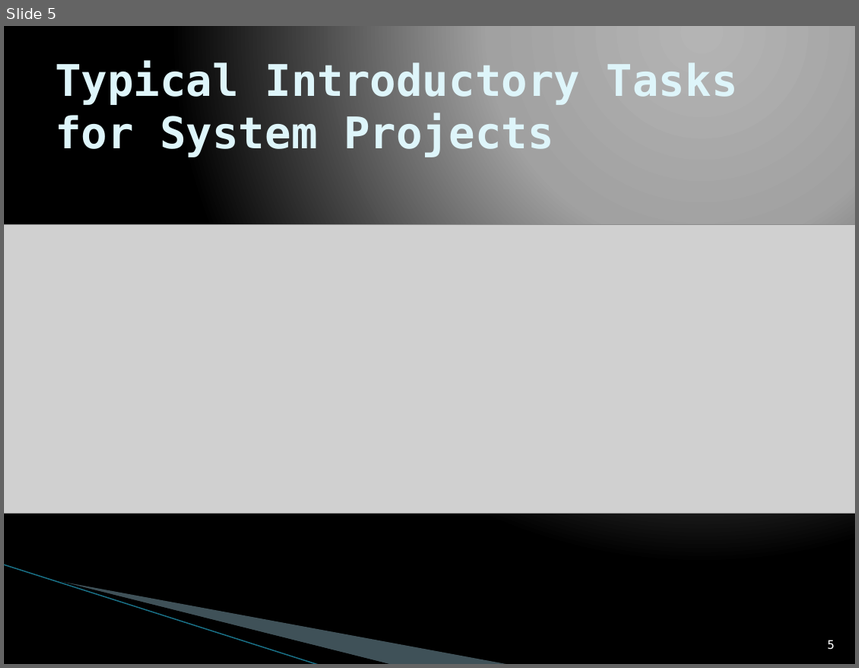
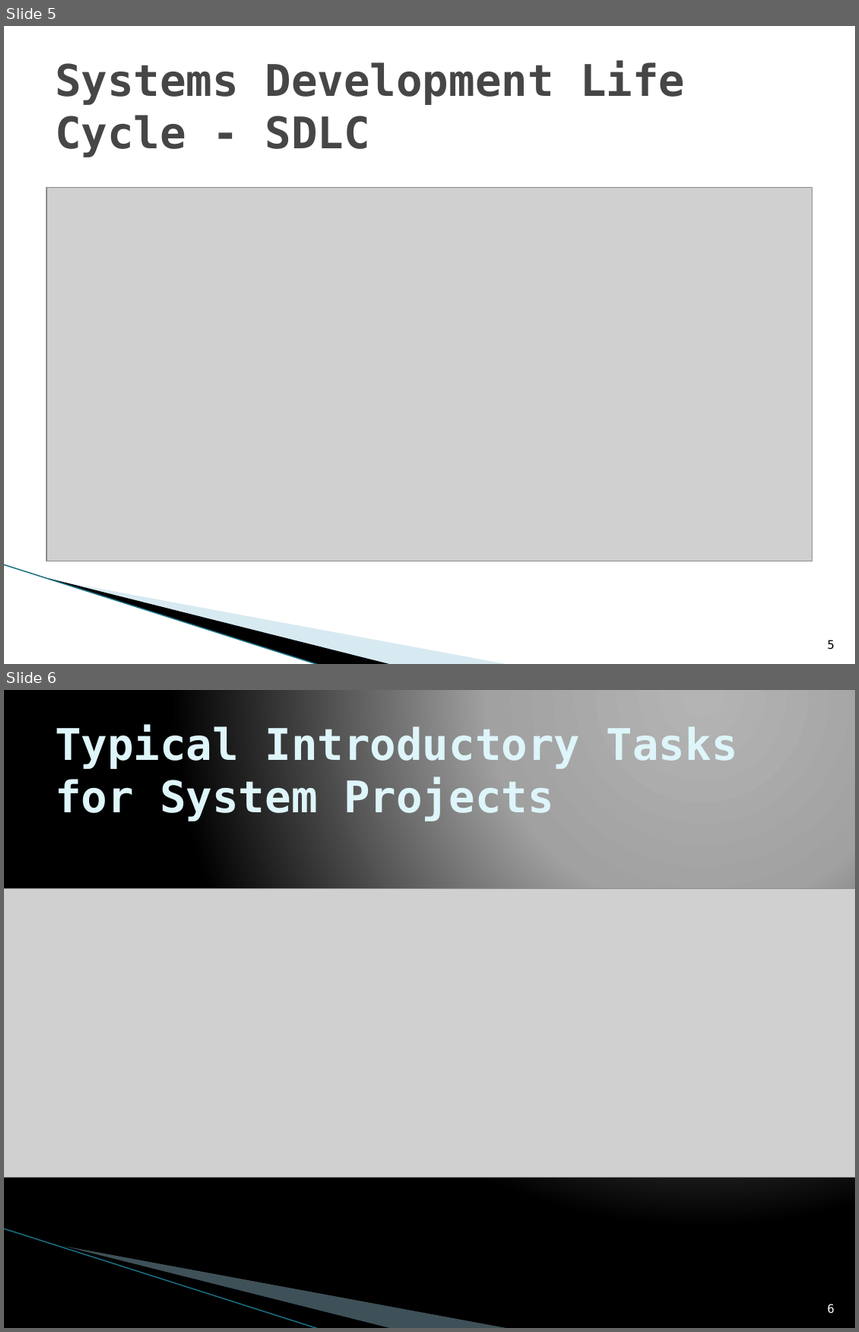
Before and after one commit to HarrisonSuffka/ITSE-1450, a slide deck: Power Points/Chapter 1.pptx. Shown one above the other, each under a label of ours: slide 5 before the commit, slides 5 and 6 after it. The pictures are 859x668 and 859x1332 pixels, drawn with LibreOffice and Linux fonts; fonts in the diff are those of the drawing; grey boxes stand for pictures; background and template pictures are left out. Boxes give left, top, right and bottom in pixels: in the first picture for what was removed or moved away, otherwise in the second. Text is boxed around its words. In the diff, an @@ line names an element or a change of style, - is before the commit and + after.

```diff
--- a/Power Points/Chapter 1.pptx
+++ b/Power Points/Chapter 1.pptx
@@ slide 5 added at (4, 26, 855, 664), background #FFFFFF; not listed: 3 template elements that a slide beside it also shows @@
@@ title added at (55, 60, 685, 157), 36.9 pt, text #464646, bold @@
+Systems Development Life Cycle - SDLC
@@ picture added at (47, 188, 813, 561) @@
@@ page number added at (828, 640, 835, 650), 10 pt, text #000000 @@
+5
@@ what was slide 5 is now slide 6 @@
@@ page number at (828, 1304, 835, 1314): text changed @@
-5
+6
```
Also in this commit, not shown: 4 slides changed, 5 other files.
